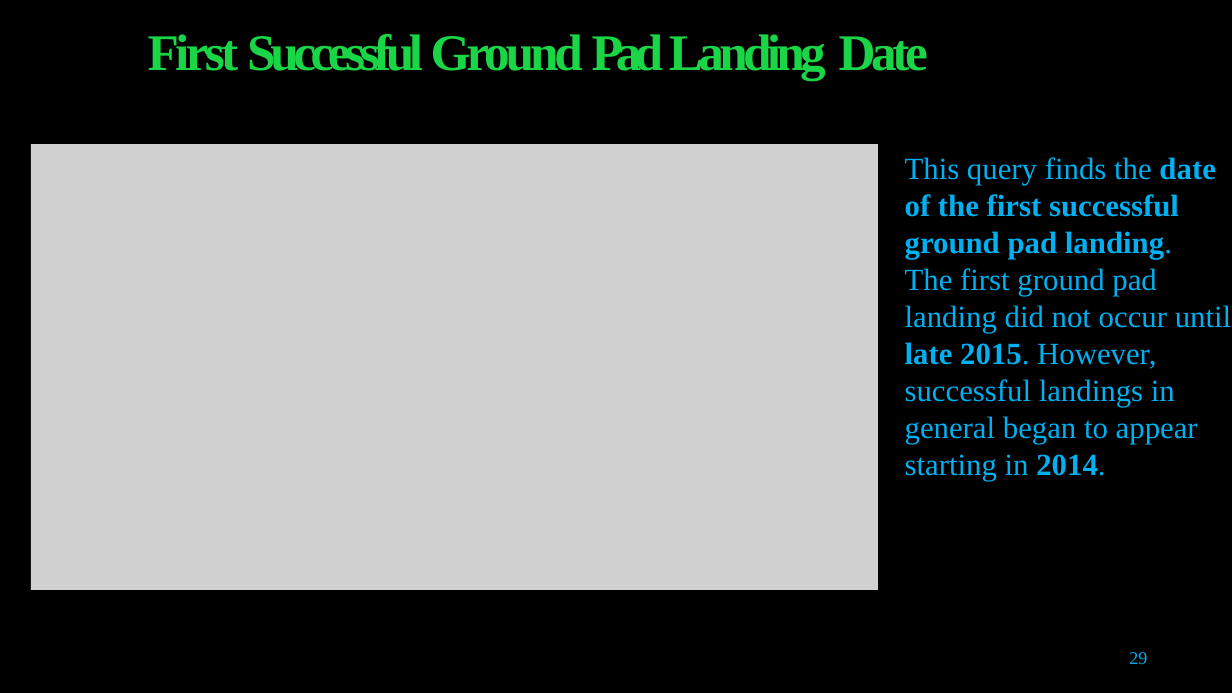
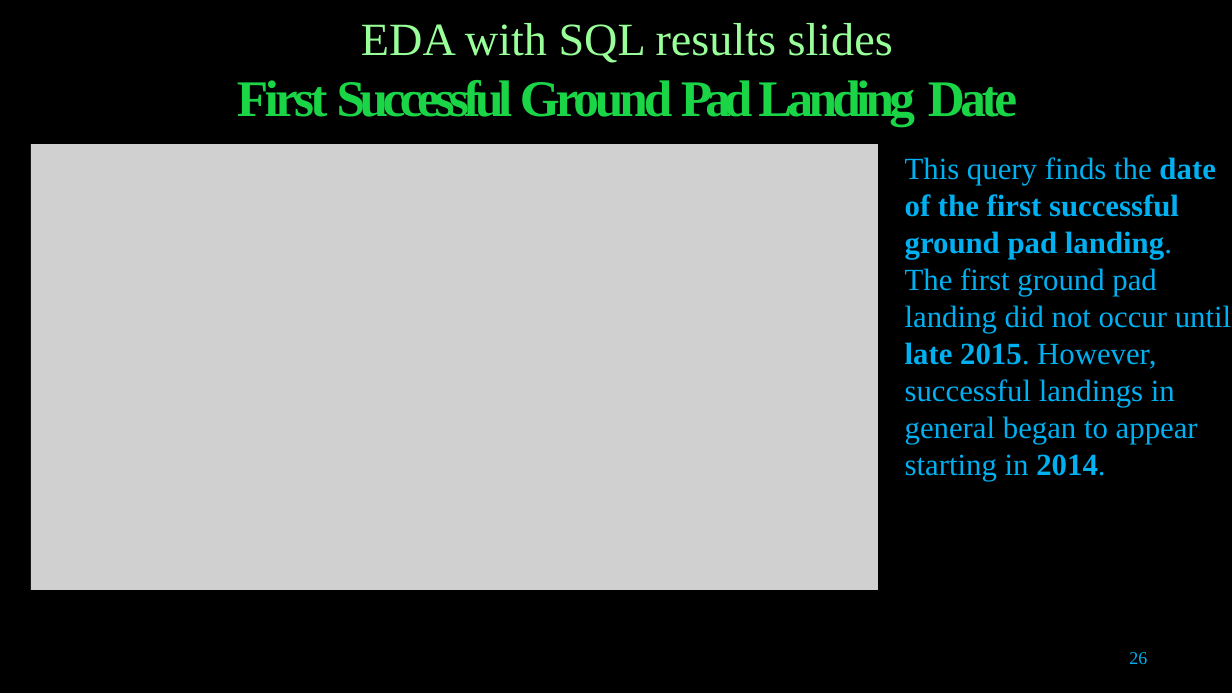
Before and after one commit to thayhiepth/Applied_Data_Science_Capstone, a slide deck: slide 26 of Data Science Capstone Project.pptx (slide 29 before the commit). Drawn at 1232x693 pixels with LibreOffice and Linux fonts; fonts in the diff are those of the drawing; grey boxes stand for pictures. Boxes give left, top, right and bottom in pixels: in the first picture for what was removed or moved away, otherwise in the second. Text is boxed around its words. In the diff, an @@ line names an element or a change of style, - is before the commit and + after.

```diff
--- a/Data Science Capstone Project.pptx
+++ b/Data Science Capstone Project.pptx
@@ title at [237, 23, 1017, 127]: text changed @@
-First Successful Ground Pad Landing Date
+EDA with SQL results slides
+First Successful Ground Pad Landing Date
@@ page number at [1129, 652, 1147, 664]: text changed @@
-29
+26
```
Also in this commit, not shown: 36 other slides changed, 3 slides added, 4 slides removed, 1 other file.
